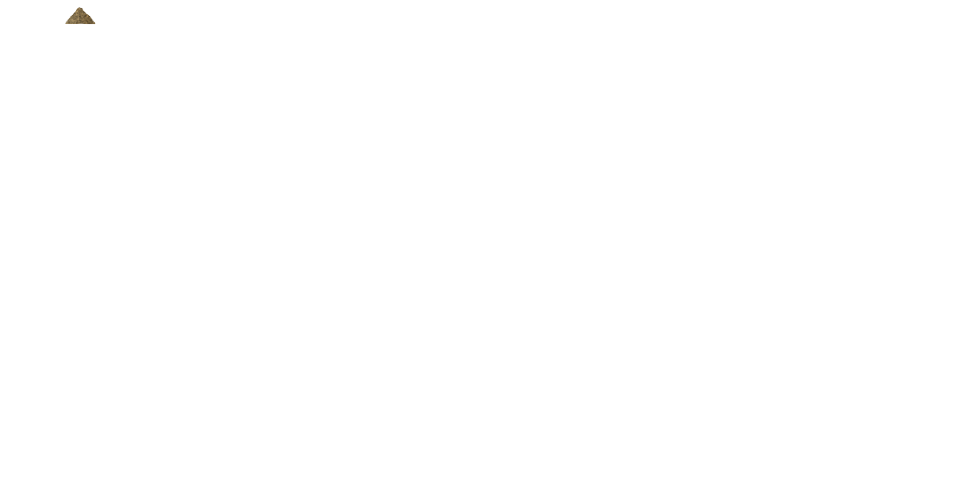
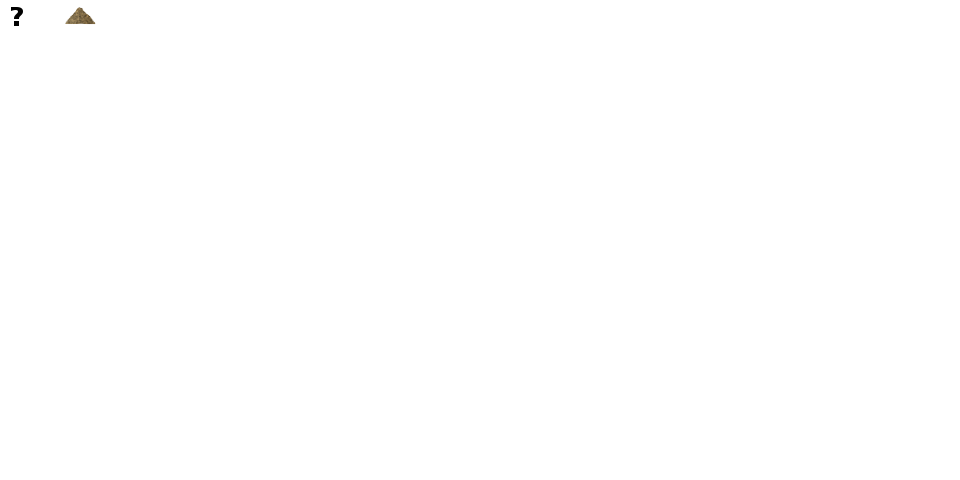
Before/after of a w=960, h=480 layered artwork. What changed in the layer stack:
added layer "?" above "0 - Generic" over <box>11,7,23,26</box>
